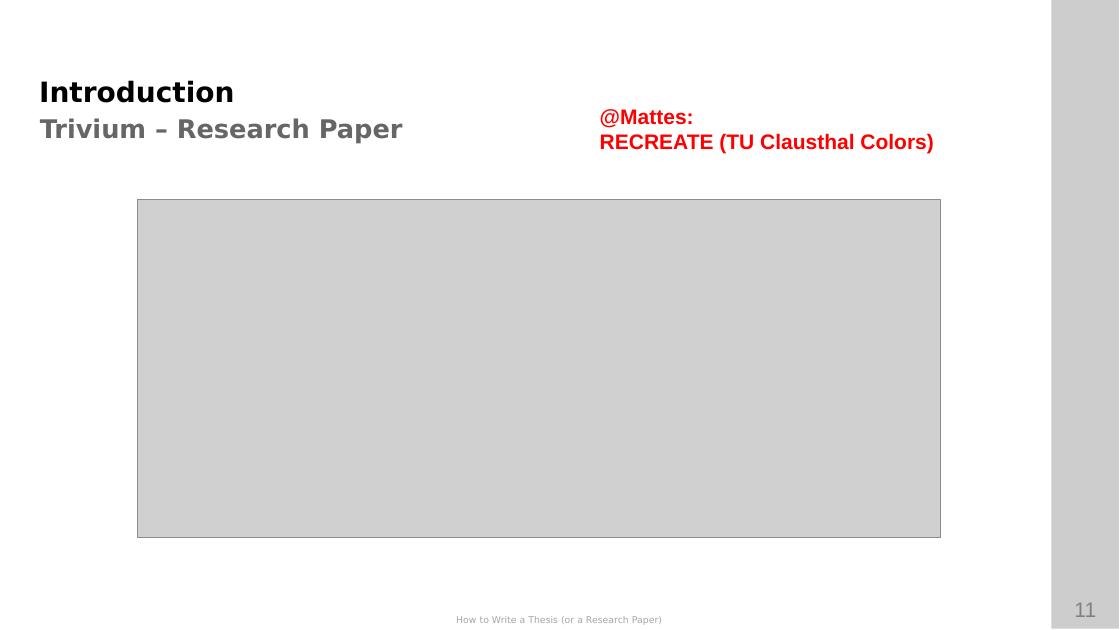
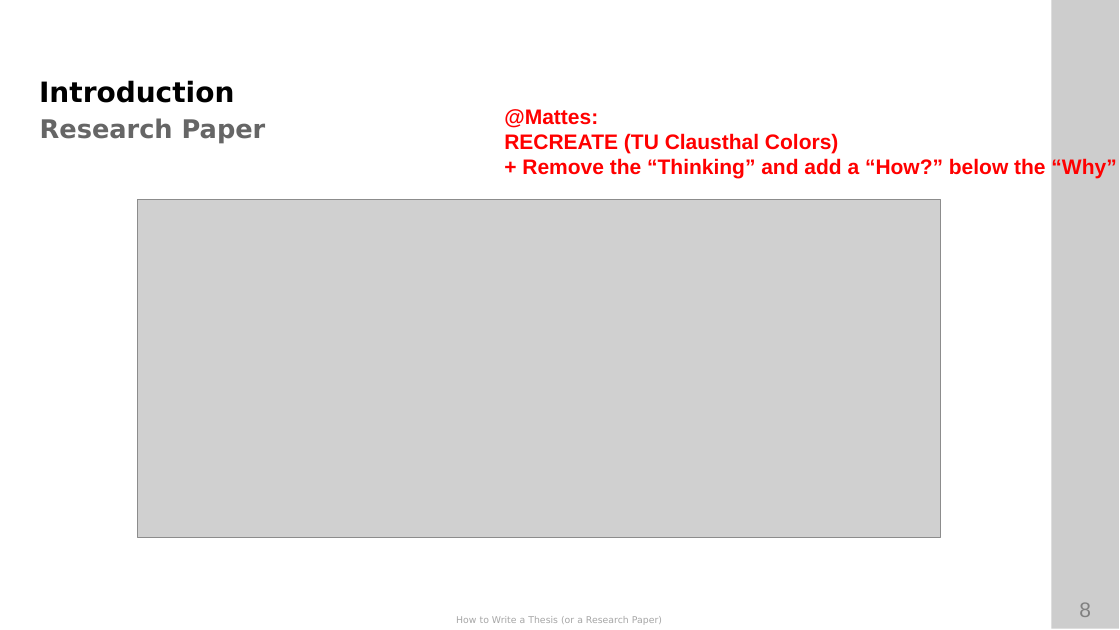
Before and after one commit to ETCE-LAB/How-To-Write-A-Paper-Thesis, a slide deck: slide 8 of How-to-Write-A-Paper-Thesis.pptx (slide 11 before the commit). Drawn at 1120x630 pixels with LibreOffice and Linux fonts; fonts in the diff are those of the drawing; grey boxes stand for pictures; background and template pictures are left out. Boxes give left, top, right and bottom in pixels: in the first picture for what was removed or moved away, otherwise in the second. Text is boxed around its words. In the diff, an @@ line names an element or a change of style, - is before the commit and + after.

```diff
--- a/How-to-Write-A-Paper-Thesis.pptx
+++ b/How-to-Write-A-Paper-Thesis.pptx
@@ text at (40,118,266,143): text changed @@
-Trivium – Research Paper
+Research Paper
@@ text "@Mattes:": place and size @@
-text "@Mattes:" at (600,109,933,154)
+text "@Mattes:" at (504,109,1116,179)
@@ text at (522,158,1116,179): paragraph added @@
++ Remove the “Thinking” and add a “How?” below the “Why”
@@ page number at (1079,602,1091,617): text changed @@
-11
+8
```
Also in this commit, not shown: 6 other slides changed, 3 slides removed, 1 other file.
